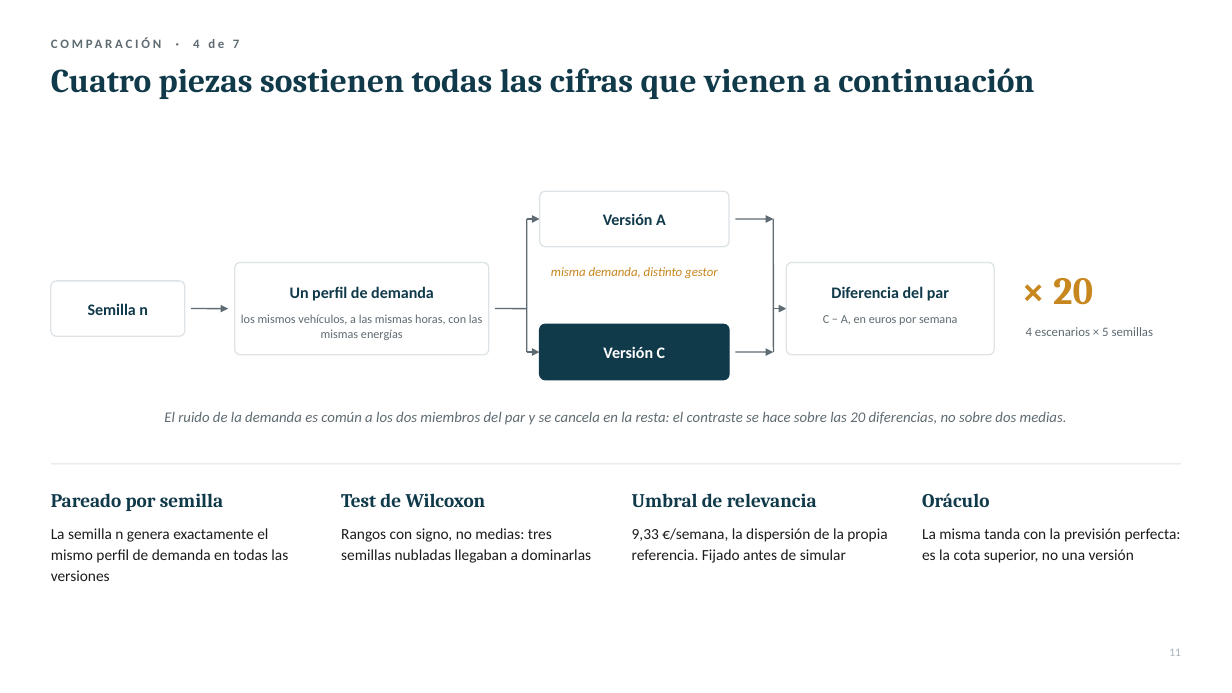
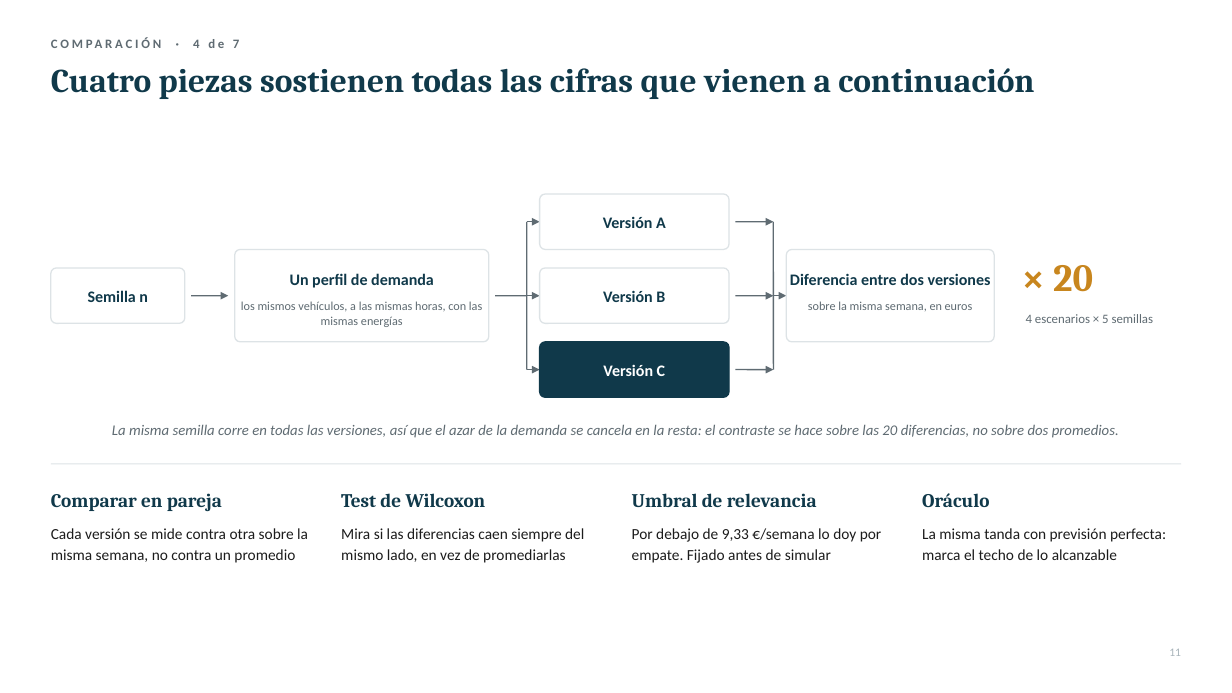
Before and after one commit to FerXxk/multi-energy-station-ems, a slide deck: slide 11 of defensa/OASIS_defensa_TFG.pptx. Drawn at 1232x693 pixels with LibreOffice and Linux fonts; fonts in the diff are those of the drawing. Boxes give left, top, right and bottom in pixels: in the first picture for what was removed or moved away, otherwise in the second. Text is boxed around its words. In the diff, an @@ line names an element or a change of style, - is before the commit and + after.

```diff
--- a/defensa/OASIS_defensa_TFG.pptx
+++ b/defensa/OASIS_defensa_TFG.pptx
@@ line moved from (527, 219) - (527, 352) to (527, 222) - (527, 370) @@
@@ line moved from (774, 219) - (774, 352) to (774, 222) - (774, 370) @@
@@ rounded rectangle: place and size @@
-rounded rectangle at (235,262,489,355)
+rounded rectangle at (235,250,489,342)
@@ rounded rectangle added at (540,268,729,323), fill #FFFFFF, outline #DDE3E6 1 pt @@
@@ text removed at (551,267,718,278) @@
-misma demanda, distinto gestor
@@ rounded rectangle: place and size @@
-rounded rectangle at (787,262,994,355)
+rounded rectangle at (787,250,994,342)
@@ arrow added from (527, 296) to (540, 296), #5F6B72 1 pt @@
@@ text added at (603,290,665,302), 12.5 pt, text #10394A, bold @@
+Versión B
@@ arrow added from (736, 296) to (774, 296), #5F6B72 1 pt @@
@@ 5 texts, 2 arrows, 1 rounded rectangle, 1 line: place and size @@
-5 texts, 2 arrows, 1 rounded rectangle, 1 line at (51,278,1154,340)
+5 texts, 2 arrows, 1 rounded rectangle, 1 line at (51,265,1154,327)
@@ text at (790,273,991,285): text changed @@
-Diferencia del par
+Diferencia entre dos versiones
@@ text at (808,301,973,311): text changed @@
-C − A, en euros por semana
+sobre la misma semana, en euros
@@ 2 arrows, 1 text, 1 rounded rectangle: place and size @@
-2 arrows, 1 text, 1 rounded rectangle at (527,324,774,380)
+2 arrows, 1 text, 1 rounded rectangle at (527,342,774,397)
@@ text at (112,424,1119,438): text changed @@
-El ruido de la demanda es común a los dos miembros del par y se cancela en la resta: el contraste se hace sobre las 20 diferencias, no sobre dos medias.
+La misma semilla corre en todas las versiones, así que el azar de la demanda se cancela en la resta: el contraste se hace sobre las 20 diferencias, no sobre dos promedios.
@@ text at (51,493,222,511): text changed @@
-Pareado por semilla
+Comparar en pareja
@@ text at (51,528,308,563): text changed @@
-La semilla n genera exactamente el mismo perfil de demanda en todas las versiones
+Cada versión se mide contra otra sobre la misma semana, no contra un promedio
@@ text at (341,528,584,563): text changed @@
-Rangos con signo, no medias: tres semillas nubladas llegaban a dominarlas
+Mira si las diferencias caen siempre del mismo lado, en vez de promediarlas
@@ text at (632,528,882,563): text changed @@
-9,33 €/semana, la dispersión de la propia referencia. Fijado antes de simular
+Por debajo de 9,33 €/semana lo doy por empate. Fijado antes de simular
@@ text at (922,528,1166,560): text changed @@
-La misma tanda con la previsión perfecta: es la cota superior, no una versión
+La misma tanda con previsión perfecta: marca el techo de lo alcanzable
```
Also in this commit, not shown: 6 other slides changed, 2 other files.
